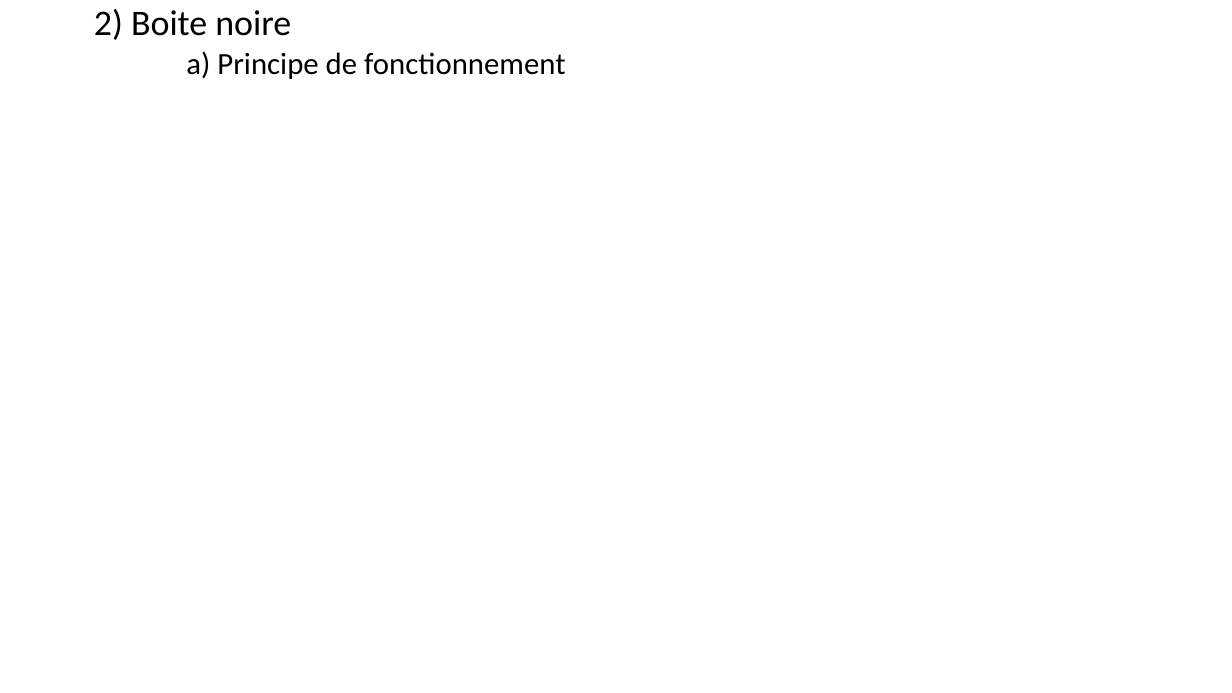
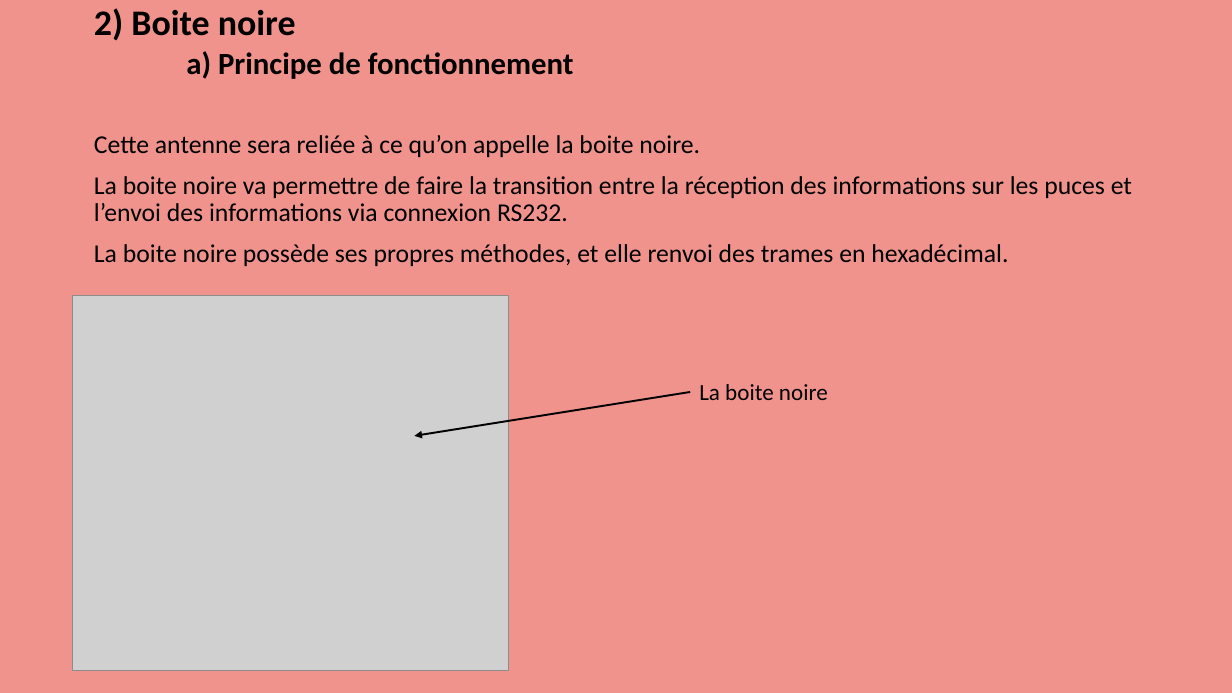
Before and after one commit to Maja2308/Projet_Cross, a slide deck: slide 26 of Diagrammes Communs/Presentation_Revue0.pptx. Drawn at 1232x693 pixels with LibreOffice and Linux fonts; fonts in the diff are those of the drawing; grey boxes stand for pictures. Boxes give left, top, right and bottom in pixels: in the first picture for what was removed or moved away, otherwise in the second. Text is boxed around its words. In the diff, an @@ line names an element or a change of style, - is before the commit and + after.

```diff
--- a/Diagrammes Communs/Presentation_Revue0.pptx
+++ b/Diagrammes Communs/Presentation_Revue0.pptx
@@ background #FFFFFF to #F0938C @@
@@ title "2) Boite noire a) Principe ..." at (x1=94, y1=8, x2=574, y2=79): bold on @@
@@ text added at (x1=94, y1=135, x2=1132, y2=266), 20 pt, text #000000 @@
+Cette antenne sera reliée à ce qu’on appelle la boite noire.
+La boite noire va permettre de faire la transition entre la réception des informations sur les puces et l’envoi des informations via connexion RS232.
+La boite noire possède ses propres méthodes, et elle renvoi des trames en hexadécimal.
@@ picture added at (x1=72, y1=296, x2=509, y2=671) @@
@@ text added at (x1=699, y1=384, x2=828, y2=400), 18 pt, text #000000 @@
+La boite noire
@@ arrow added from (690, 392) to (414, 436), #000000 1.5 pt @@
```
Also in this commit, not shown: 25 other slides changed, 1 other file.
